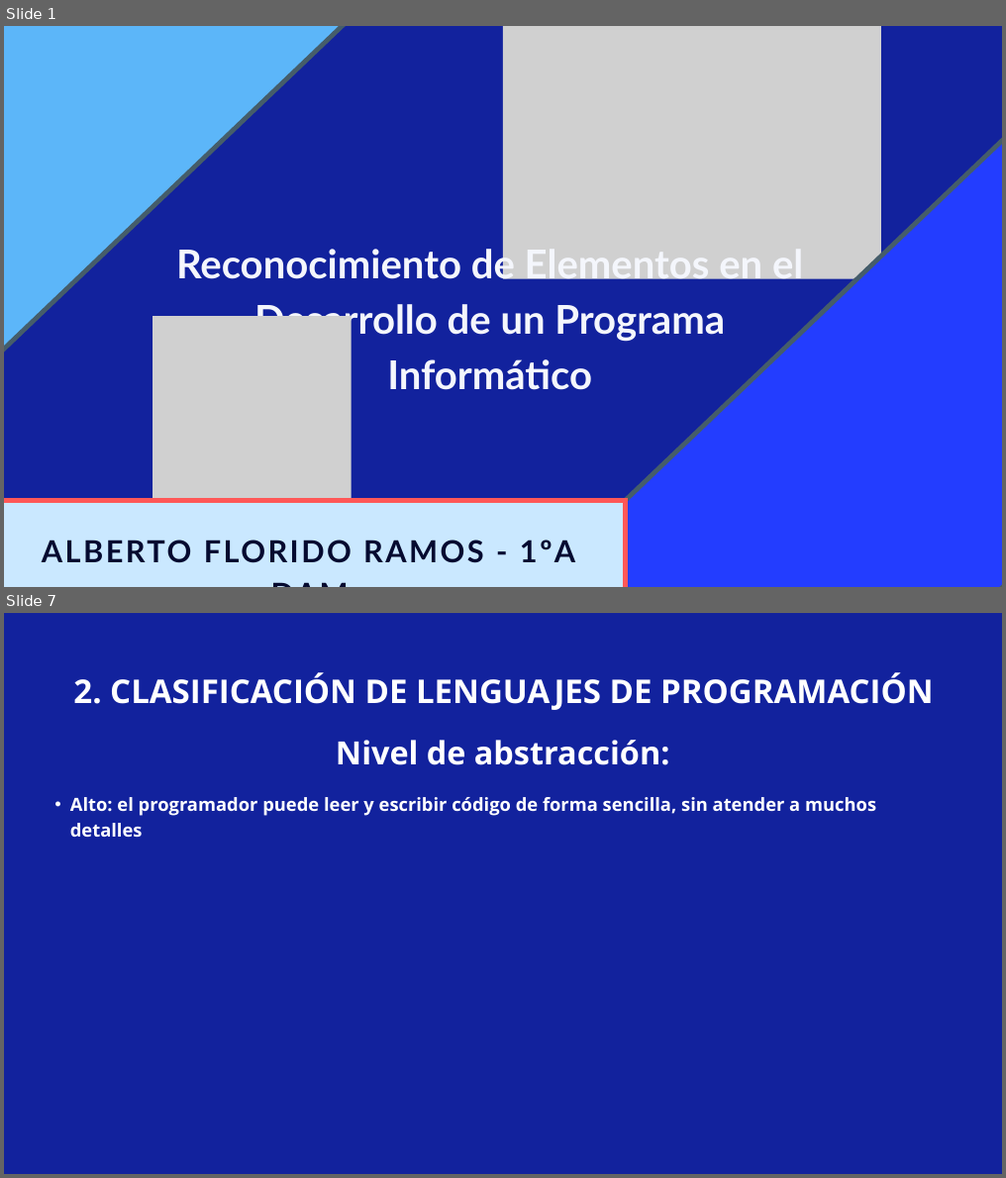
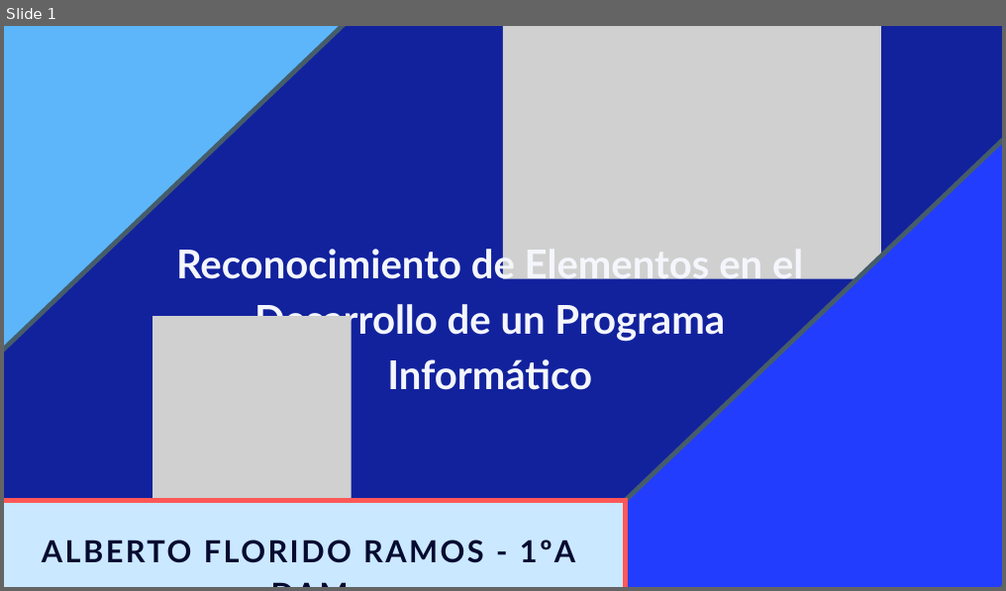
Before and after one commit to albertofloram05/Entornos-de-desarrollo, a slide deck: Reconocimiento de Elementos en el Desarrollo de un Programa Informático.pptx. Shown one above the other, each under a label of ours: slides 1 and 7 before the commit, slide 1 after it; the slides between them are not shown. The pictures are 1006x1178 and 1006x591 pixels, drawn with LibreOffice and Linux fonts; fonts in the diff are those of the drawing; grey boxes stand for pictures. Boxes give left, top, right and bottom in pixels: in the first picture for what was removed or moved away, otherwise in the second. Text is boxed around its words. In the diff, an @@ line names an element or a change of style, - is before the commit and + after.

```diff
--- a/Reconocimiento de Elementos en el Desarrollo de un Programa Informático.pptx
+++ b/Reconocimiento de Elementos en el Desarrollo de un Programa Informático.pptx
@@ slide 7 removed at (4, 613, 1002, 1174), background #12229D @@
@@ text removed at (73, 672, 933, 704) @@
-2. CLASIFICACIÓN DE LENGUAJES DE PROGRAMACIÓN
@@ text removed at (336, 740, 670, 765) @@
-Nivel de abstracción:
@@ text removed at (70, 797, 876, 837) @@
-  • Alto: el programador puede leer y escribir código de forma sencilla, sin atender a muchos detalles
```
Also in this commit, not shown: 4 slides changed, 5 slides added, 1 other slide removed, 1 other file.
